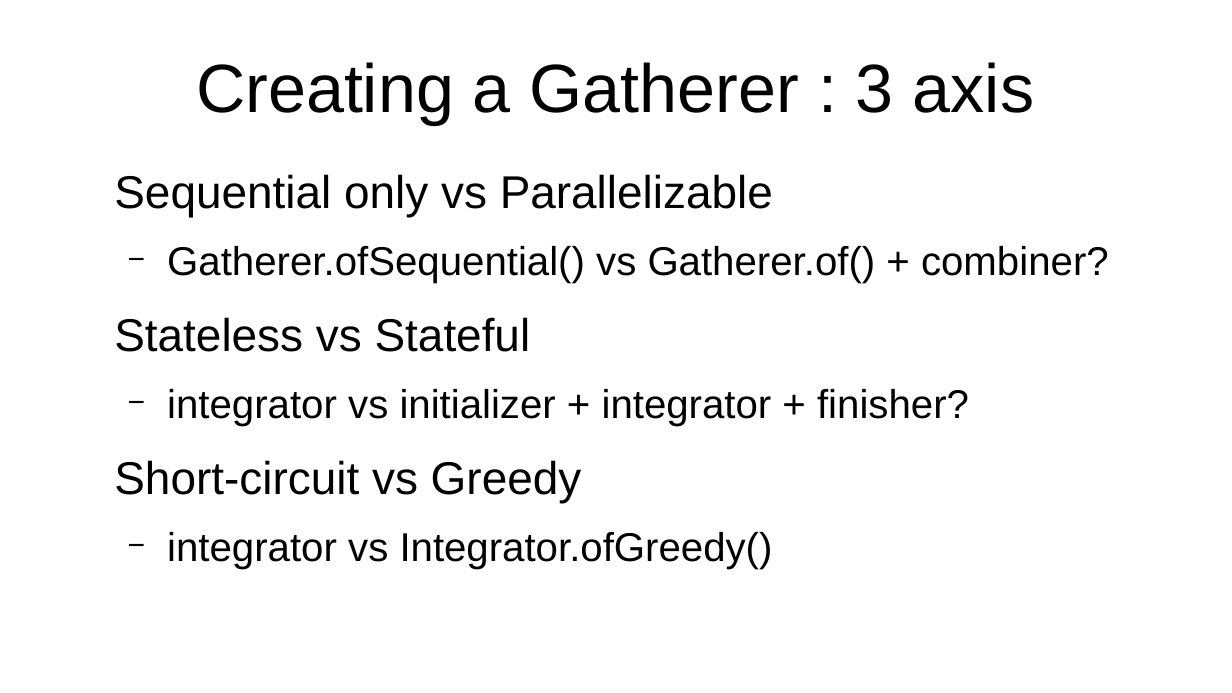
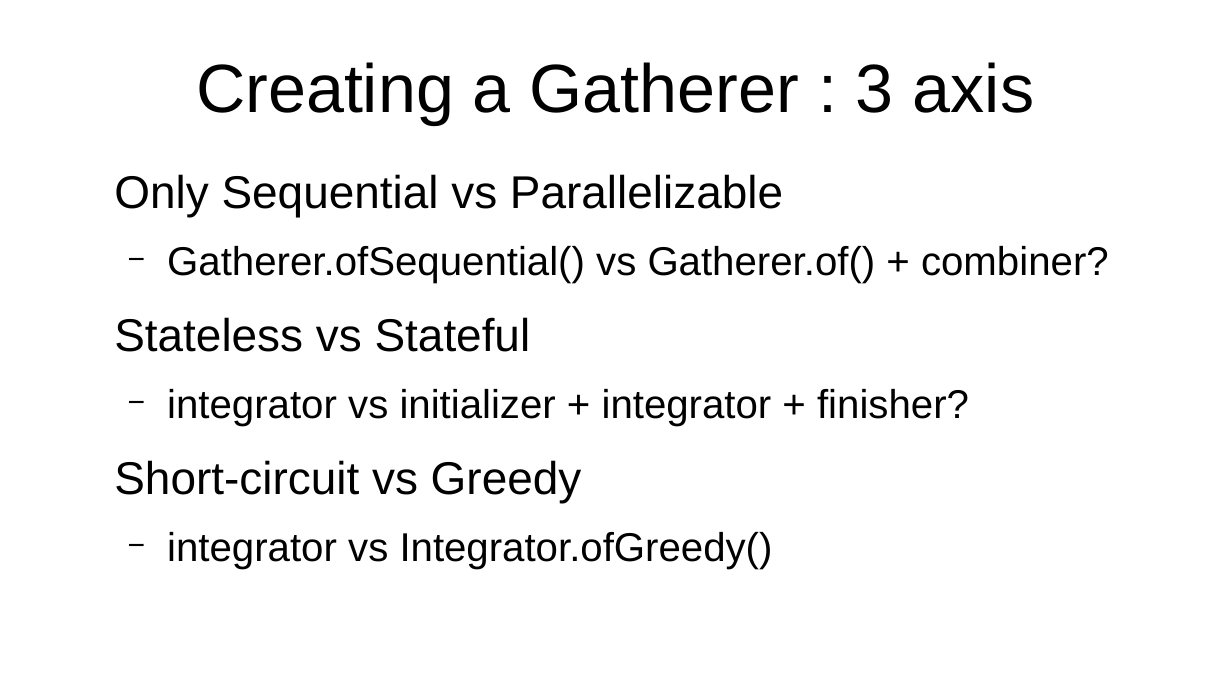
Before and after one commit to forax/we_are_all_to_gather, a slide deck: slide 18 of We are all to gather.odp (slide 19 before the commit). Drawn at 1232x693 pixels with LibreOffice and Linux fonts; fonts in the diff are those of the drawing. Boxes give left, top, right and bottom in pixels: in the first picture for what was removed or moved away, otherwise in the second. Text is boxed around its words. In the diff, an @@ line names an element or a change of style, - is before the commit and + after.

```diff
--- a/We are all to gather.odp
+++ b/We are all to gather.odp
@@ text at (114,174,783,216): text changed @@
-Sequential only vs Parallelizable
+Only Sequential vs Parallelizable
```
Also in this commit, not shown: 11 other slides changed, 7 slides added, 7 slides removed, 1 other file.
